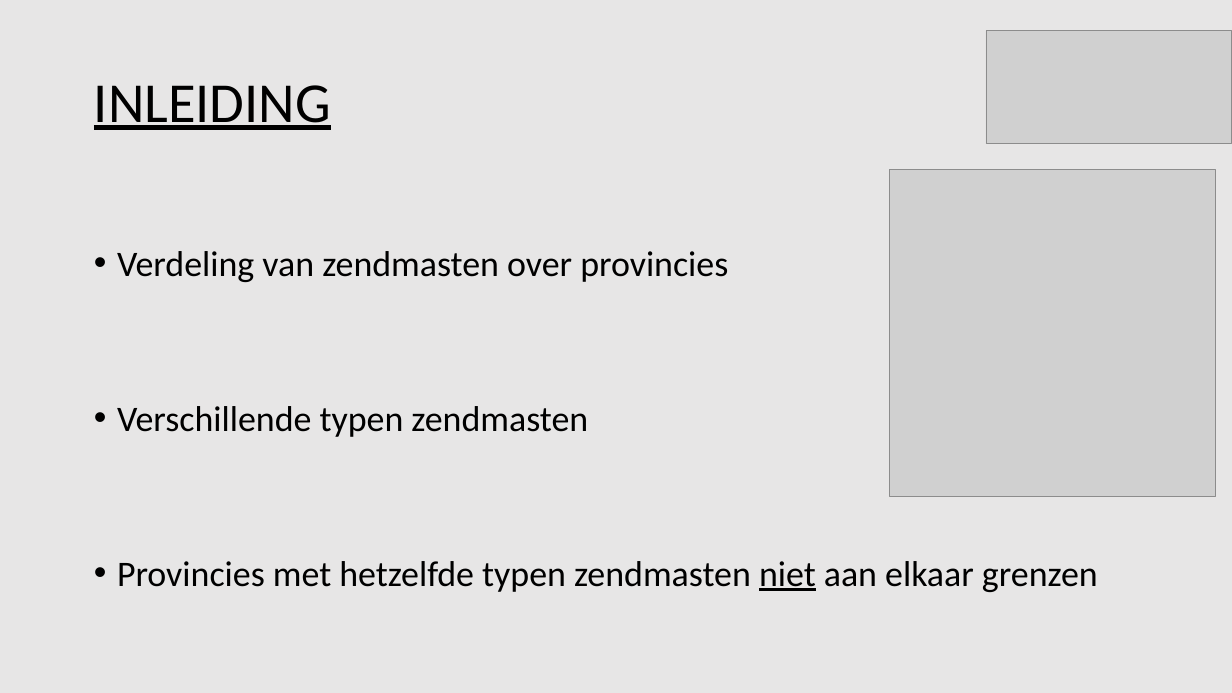
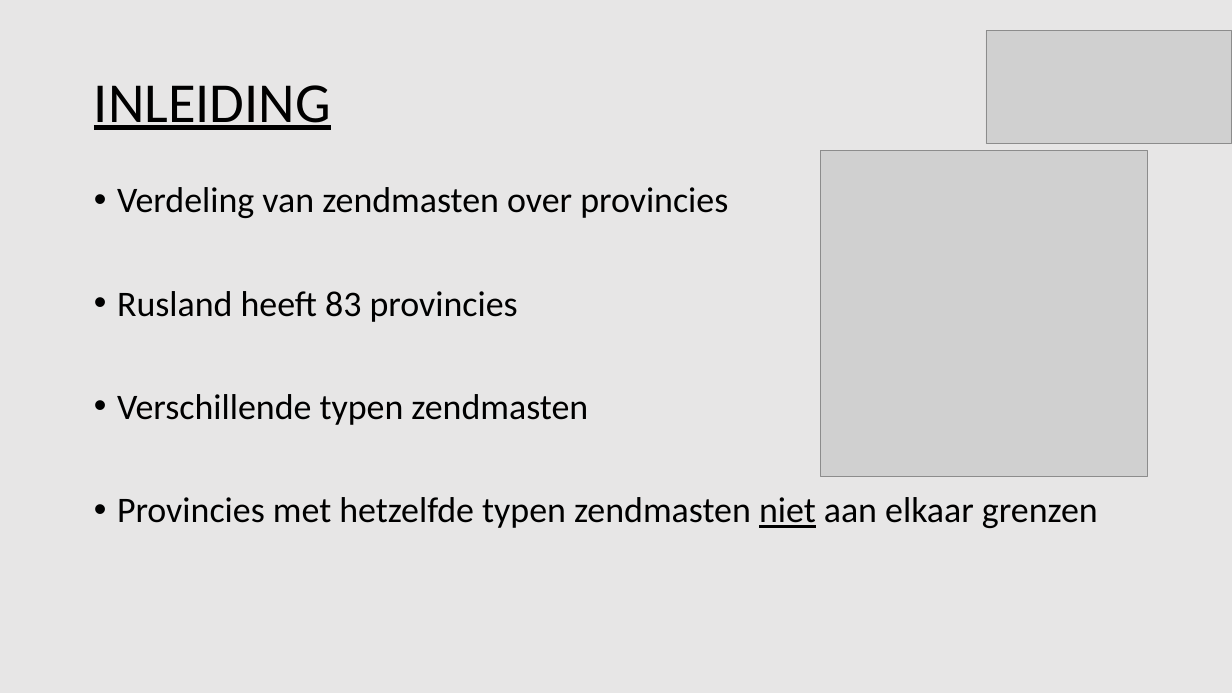
Before and after one commit to Tomttaw/Radio-Russia, a slide deck: slide 2 of eindpresentatie.pptx. Drawn at 1232x693 pixels with LibreOffice and Linux fonts; fonts in the diff are those of the drawing; grey boxes stand for pictures. Boxes give left, top, right and bottom in pixels: in the first picture for what was removed or moved away, otherwise in the second. Text is boxed around its words. In the diff, an @@ line names an element or a change of style, - is before the commit and + after.

```diff
--- a/eindpresentatie.pptx
+++ b/eindpresentatie.pptx
@@ text "Verdeling van zendmasten over provincies" moved from (x1=117, y1=251, x2=1098, y2=592) to (x1=117, y1=187, x2=1098, y2=528) @@
@@ picture moved from (x1=889, y1=170, x2=1215, y2=496) to (x1=821, y1=150, x2=1147, y2=476) @@
@@ text at (x1=117, y1=291, x2=518, y2=322): paragraph added @@
+• Rusland heeft 83 provincies
```
Also in this commit, not shown: 9 other slides changed, 1 slide added, 2 slides removed, 7 other files.
